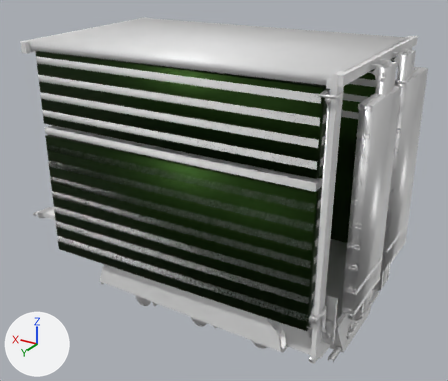
The FBX model cage_trailer/meshes/trucks/tuning/pup.fbx: old version first, new version second.
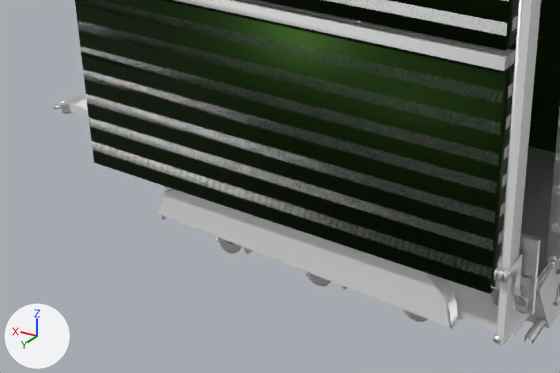
Old and new are each drawn whole from a 50 mm camera at (-0.0853, 0.0886, 0.0672) aimed at (-0.0302, -0.0031, 0.0213) and again close up on the part from 0% to 78% of the width and 39% to 100% of the height. Arrows for +X, +Y and +Z are at lower left; the lights stay in place. Where no turn or scale is listed for an object, it has been applied to the vertices.

Objects in the first close-up: 'cdt_Body.011', 'cdt_Lift.010', 'cdt_LowerGate.001', 'cdt_RootNode.003', 'cdt_UpperGate.001', 'pup.002', 'puplift.002', 'puptop.001'.
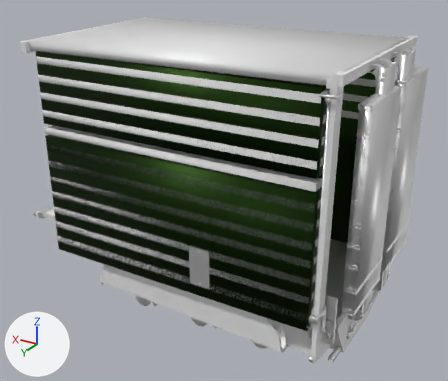
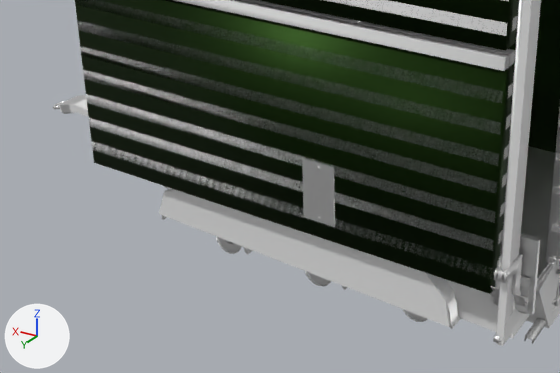
Commit message: Added placards to cages

Changed parts and their boxes (x1, y1, x2, y2) in the close-ups (560 x 373 px):
'placards.001', added
    after: (302, 158, 335, 227)

The edits, one by one:
Material 'placards_mat' (mat_placards_mat) is new.
Its base color is (0.8, 0.8, 0.8) (white #e7e7e7).
Its metallic is 1.0.
Mesh me_cube_030 is new.
It has 196 vertices, 172 faces and spans x 0.0265..0.0535, y -0.0167..0.0094, z -0.029..0.0012.
It uses material mat_placards_mat (its picture is missing).
Object 'placards.001' (ob_placards_001) is new; it shows me_cube_030.
Its location is (-0.0888, 0.0069, 0.0419).
